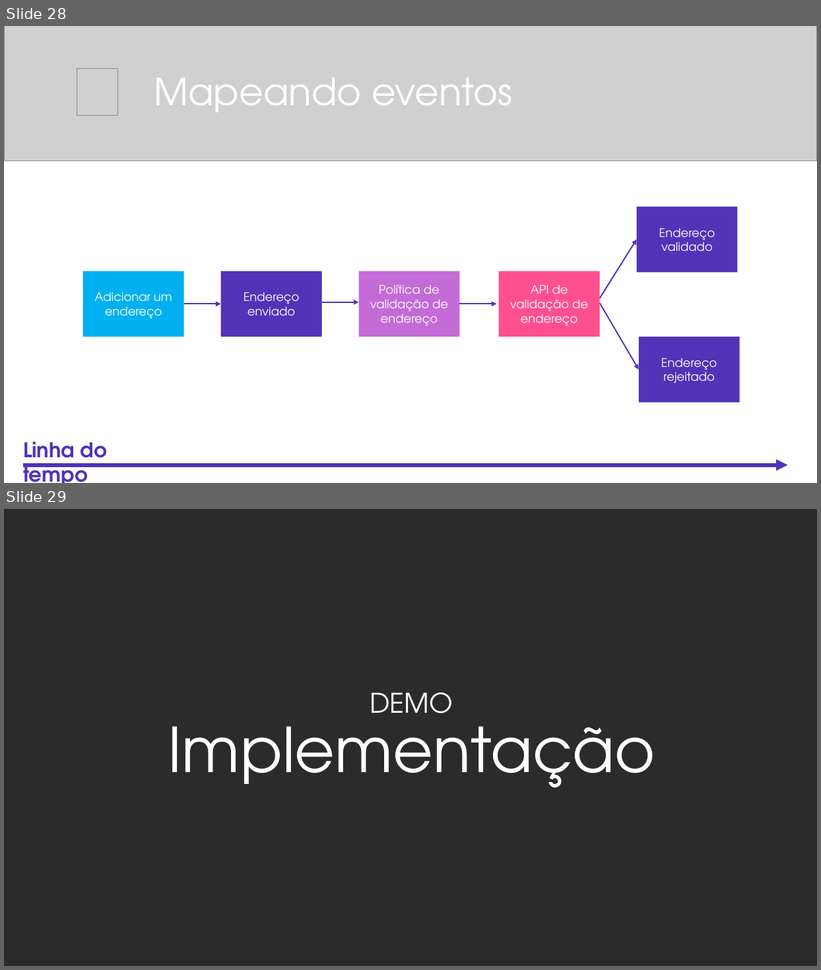
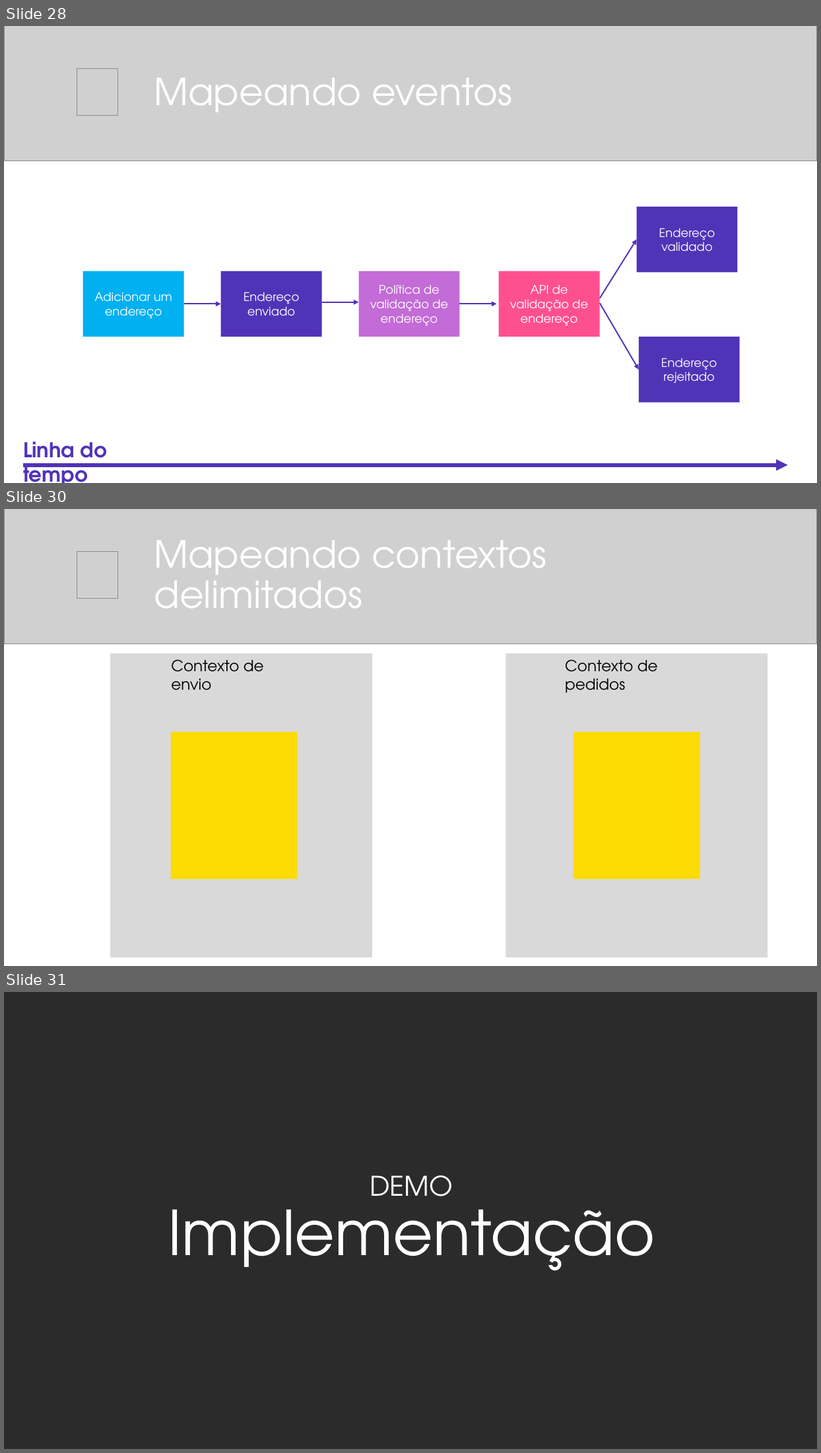
Before and after one commit to balta-io/2810, a slide deck: 2021-08-25_event-driven-architecture.pptx. Shown one above the other, each under a label of ours: slides 28 and 29 before the commit, slides 28, 30 and 31 after it; the slides between them are not shown. The pictures are 821x970 and 821x1453 pixels, drawn with LibreOffice and Linux fonts; fonts in the diff are those of the drawing; grey boxes stand for pictures; background and template pictures are left out; a plain dark background stands for a picture behind light text. Boxes give left, top, right and bottom in pixels: in the first picture for what was removed or moved away, otherwise in the second. Text is boxed around its words. In the diff, an @@ line names an element or a change of style, - is before the commit and + after.

```diff
--- a/2021-08-25_event-driven-architecture.pptx
+++ b/2021-08-25_event-driven-architecture.pptx
@@ slide 30 added at bbox=[4, 509, 817, 966], background #FFFFFF @@
@@ picture added at bbox=[4, 509, 817, 644] @@
@@ title added at bbox=[154, 541, 547, 608], 44 pt, text #FFFFFF @@
+Mapeando contextos delimitados
@@ picture added at bbox=[77, 552, 118, 599] @@
@@ rectangle added at bbox=[110, 654, 372, 958], fill #D9D9D9 @@
@@ text added at bbox=[171, 659, 264, 691], 18 pt, text #000000 @@
+Contexto de envio
@@ rectangle added at bbox=[506, 654, 768, 958], fill #D9D9D9 @@
@@ text added at bbox=[565, 659, 658, 693], 18 pt, text #000000 @@
+Contexto de pedidos
@@ rectangle added at bbox=[170, 732, 298, 879], fill #FCDB04 @@
@@ rectangle added at bbox=[574, 732, 700, 879], fill #FCDB04 @@
@@ what was slide 29 is now slide 31 @@
```
Also in this commit, not shown: 4 other slides added, 1 slide removed.
